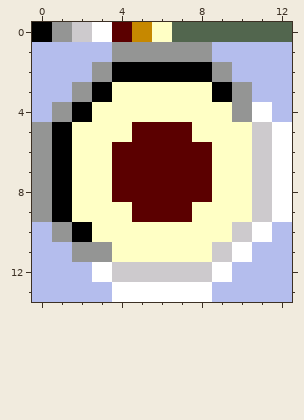
Two versions of one pixel-art sprite, gtk/theme-bits/radio-13.png. The picture above is the old version.
The file is 13x14 pixels.
After:
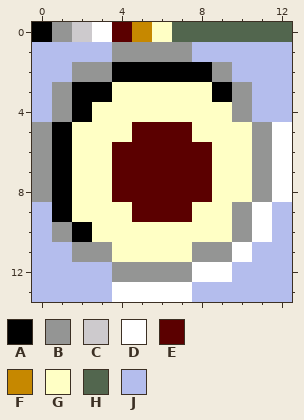
Palette (. is transparent): A #000000  B #949594  C #cdcacd  D #ffffff  E #5b0000  F #c68800  G #ffffc5  H #52664e  J #b4bded
Changes in this commit:
Colour B becomes colour A in row 3 at x 2.
Colour C becomes colour B in rows 5 to 8 at x 11; in row 10 at x 10; in row 11 at x 9; in row 12 at x 4 to 7.
Colour G becomes colour B in row 9 at x 10; in row 11 at x 8.
Colour J becomes colour B in row 2 at x 2; in row 3 at x 1.
Colour C becomes colour D in row 9 at x 11; in row 12 at x 8.
Colour B becomes colour J in row 1 at x 8; in row 9 at x 0.
Colour D becomes colour J in row 4 at x 11; in row 9 at x 12; in row 12 at x 3; in row 13 at x 8.
Boxes around the changes in both pictures, in picture pixels (x1, y1, x2, y2):
changed: (32, 42, 292, 302)
